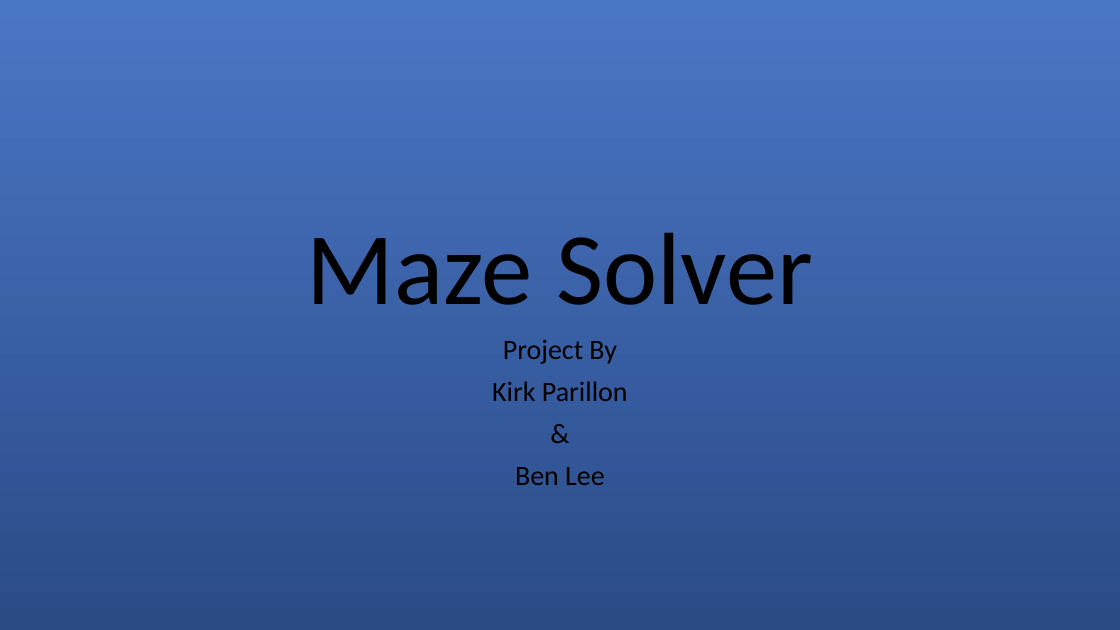
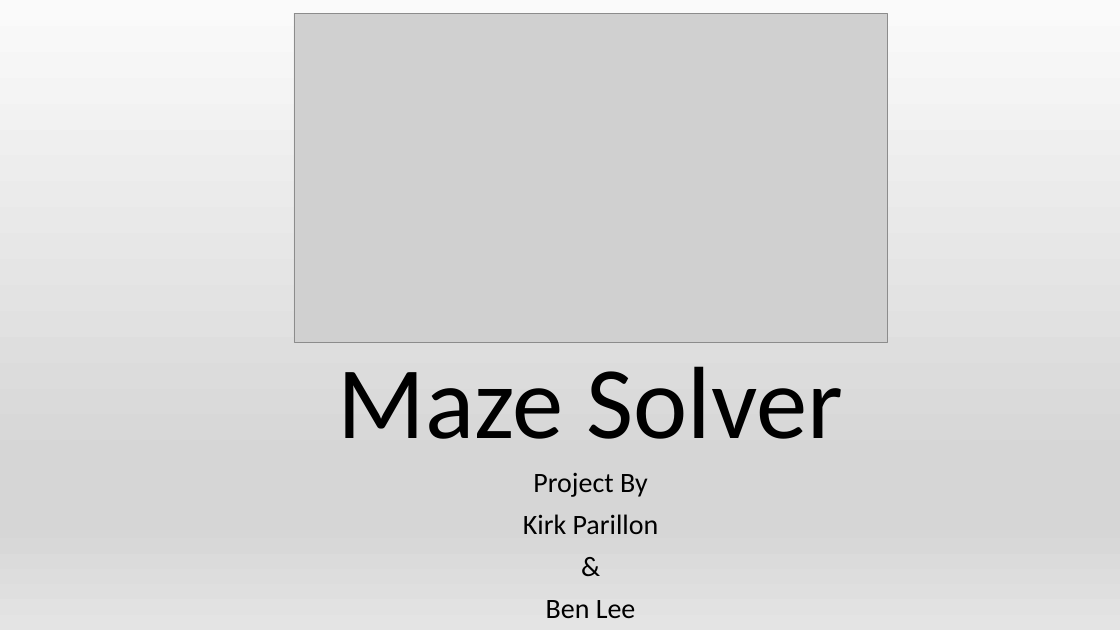
Before and after one commit to BenLee8602/maze-solver, a slide deck: slide 1 of Presentation1.pptx. Drawn at 1120x630 pixels with LibreOffice and Linux fonts; fonts in the diff are those of the drawing; grey boxes stand for pictures. Boxes give left, top, right and bottom in pixels: in the first picture for what was removed or moved away, otherwise in the second. Text is boxed around its words. In the diff, an @@ line names an element or a change of style, - is before the commit and + after.

Commit message:
Presentation Powerpoint

```diff
--- a/Presentation1.pptx
+++ b/Presentation1.pptx
@@ background gradient #2A4B86 to #4A76C6 to #8FAADC to gradient #FAFAFA to #D7D7D7 to #E4E4E4 @@
@@ picture added at box(294, 13, 887, 343) @@
@@ title "Maze Solver": place and size @@
-title "Maze Solver" at box(307, 232, 813, 305)
+title "Maze Solver" at box(337, 366, 844, 439)
@@ subtitle "Project By": place and size @@
-subtitle "Project By" at box(492, 340, 628, 485)
+subtitle "Project By" at box(523, 473, 659, 618)
```
Also in this commit, not shown: 1 other slide changed, 5 slides added, 3 slides removed.
